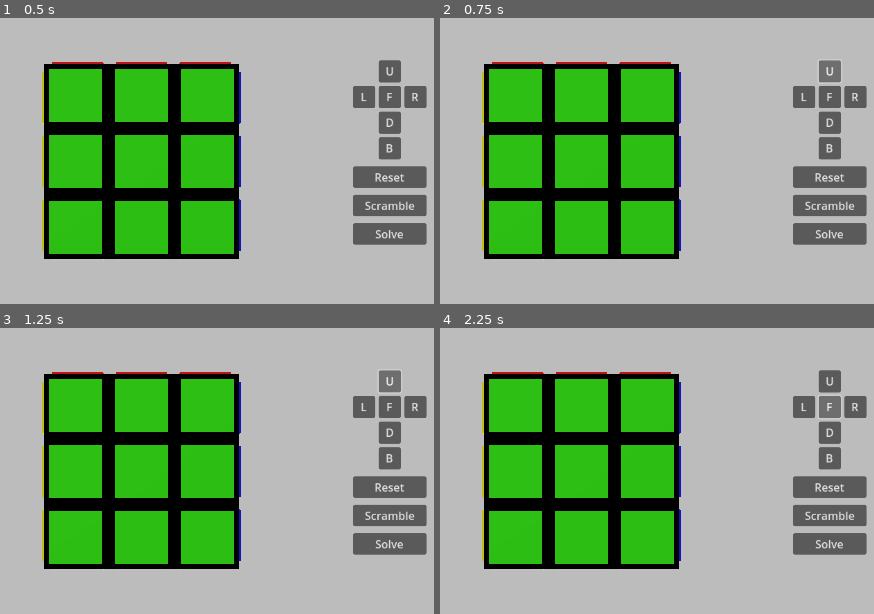
Above: before the commit, frames 1-4 (two rows, left to right).
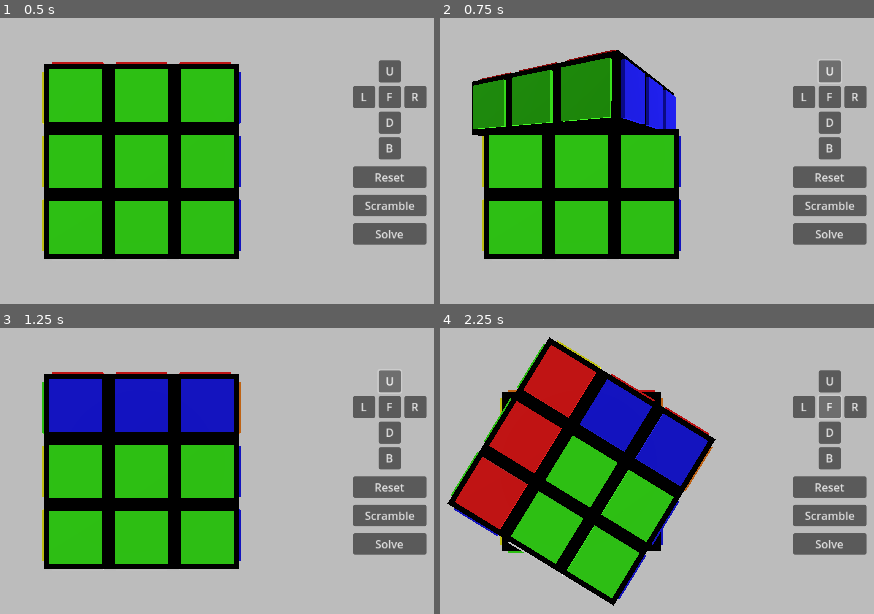
Above: after the commit, the same moments.

Repository: andrew-wilkes/cubic
Game: Godot game, scene res://main.tscn
Two runs of this game, one before a commit and one after it. Both use one fixed random seed, a clock stepped at 60 frames per second and the inputs below.
Inputs:
- Up to frame 1 (0.5 s): no input
- Up to frame 2 (0.75 s): click "U" at 0.5 s
- Up to frame 3 (1.25 s): no input
- Up to frame 4 (2.25 s): click "L" at 1.25 s; click "F" at 2 s

Frame 1 is identical in both runs. In frame 2, 10% of the frame differs, in the area x 7-56%, y 11-42%; in frame 3, 7.0%; in frame 4, 28%, in the area x 1-64%, y 3-98%.

Commit message:
Add code to rotate face indices

Diff:
--- a/UI.gd
+++ b/UI.gd
@@ -2,6 +2,7 @@
 
 signal button_pressed(id, shift)
 
+# Connect the signal to all of the buttons
 func _ready():
 	var nodes = $Grid.get_children()
 	nodes.append_array(self.get_children())
@@ -9,7 +10,9 @@
 		if node is Button:
 			node.pressed.connect(_on_button_pressed.bind(node.name))
 
+
 func _on_button_pressed(bname: String):
+	# Shift will be used to indicate a reverse rotation direction request
 	var shift = Input.is_key_pressed(KEY_SHIFT) \
 		or Input.is_mouse_button_pressed(MOUSE_BUTTON_RIGHT)
 	emit_signal("button_pressed", bname, shift)
--- a/big_cube.gd
+++ b/big_cube.gd
@@ -35,23 +35,6 @@
 var face_rotating_idx := -1
 var face_rotation_angle = 0
 var face_rotation_direction := 1
-var face_map = INITIAL_FACE_MAP
-
-func rotate_face_map_up():
-	face_map = [face_map[1], face_map[5], face_map[2], face_map[0], face_map[4], face_map[3]]
-
-
-func rotate_face_map_down():
-	face_map = [face_map[3], face_map[0], face_map[2], face_map[5], face_map[4], face_map[1]]
-
-
-func rotate_face_map_right():
-	face_map = [face_map[0], face_map[2], face_map[3], face_map[4], face_map[1], face_map[5]]
-
-
-func rotate_face_map_left():
-	face_map = [face_map[0], face_map[4], face_map[1], face_map[2], face_map[3], face_map[5]]
-
 
 func _ready():
 	# Generate the cube
@@ -96,8 +79,22 @@
 	return sum.length_squared()
 
 
-func rotate_face(idx, dir = 1):
+func rotate_faces_in_map(old_map, faces, offset):
+	var new_map = old_map.duplicate()
+	if offset > 0:
+		for idx in faces.size():
+			new_map[faces[idx]] = old_map[faces[(idx + offset) % 4]]
+	return new_map
+
+
+func rotate_face(idx, dir, x_rot, y_rot):
 	if face_rotating_idx < 0:
+		# Match the face map with the camera rotation
+		var face_map = rotate_faces_in_map(INITIAL_FACE_MAP, [FACES.UP, FACES.FRONT, FACES.DOWN, FACES.BACK], x_rot)
+		face_map = rotate_faces_in_map(face_map, [FACES.LEFT, FACES.FRONT, FACES.RIGHT, FACES.BACK], y_rot)
+		idx = face_map[idx]
+		# Correct the rotation direction according to the front face
+		dir *= [-1, -1, -1, 1, 1, 1][idx]
 		var group = get_group(idx)
 		reparent_to_pivot(group)
 		face_rotating_idx = idx
--- a/main.gd
+++ b/main.gd
@@ -6,10 +6,12 @@
 	$C/UI.button_pressed.connect(_on_button_pressed)
 
 
-func _on_button_pressed(bname, _shift):
+func _on_button_pressed(bname, shift):
 	if FACE_BUTTONS.has(bname):
-		# Rotate the relevant face
-		pass
+		var direction = -1 if shift else 1
+		var x_rot = get_rounded_rotation_value($OrbitingCamera/XAxis.rotation.x)
+		var y_rot = get_rounded_rotation_value($OrbitingCamera/XAxis/YAxis.rotation.y)
+		$BigCube.rotate_face(FACE_BUTTONS.find(bname), direction, x_rot, y_rot)
 	match bname:
 		"Reset":
 			pass
@@ -17,3 +19,9 @@
 			pass
 		"Solve":
 			pass
+
+
+func get_rounded_rotation_value(angle):
+	# Convert -PI .. PI to 0/1/2/3
+	# The offset aligns the value with the correct face index
+	return int(round(angle / PI * 2) + 4) % 4
--- a/main.tscn
+++ b/main.tscn
@@ -33,7 +33,6 @@
 sky_mode = 1
 
 [node name="TestCube" type="CSGBox3D" parent="."]
-transform = Transform3D(1, 0, 0, 0, 1, 0, 0, 0, 1, 0, 0, 0)
 visible = false
 size = Vector3(3, 3, 3)
 material = SubResource("StandardMaterial3D_s2t5a")
